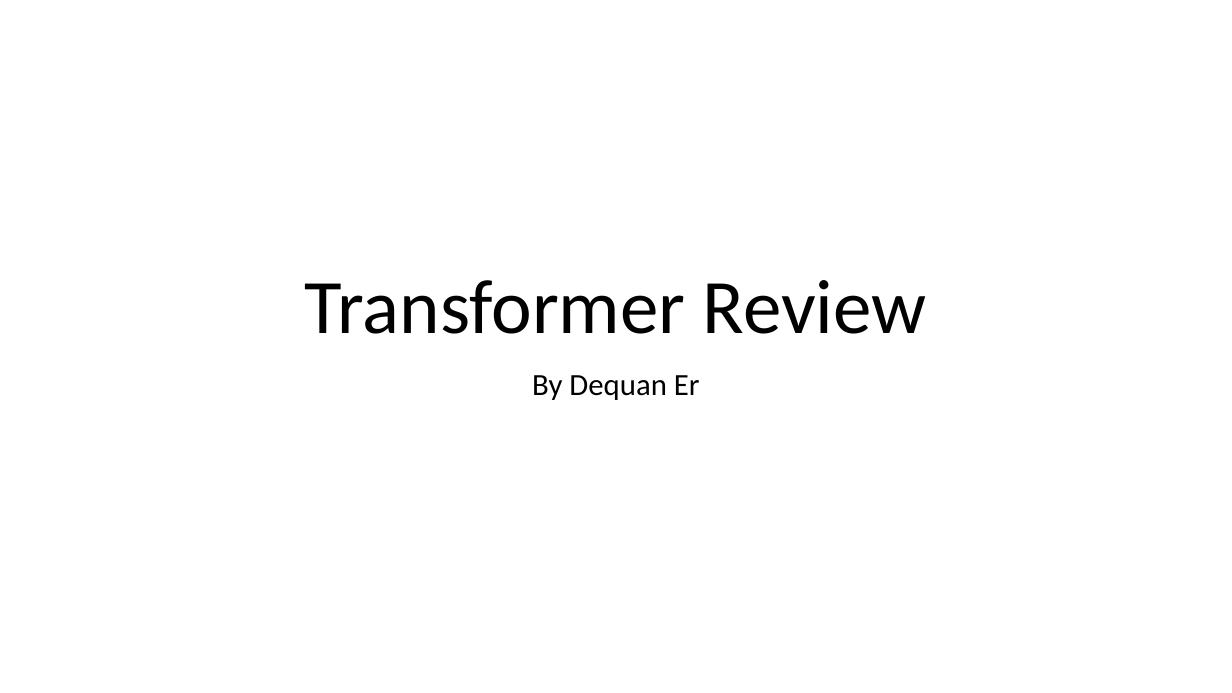
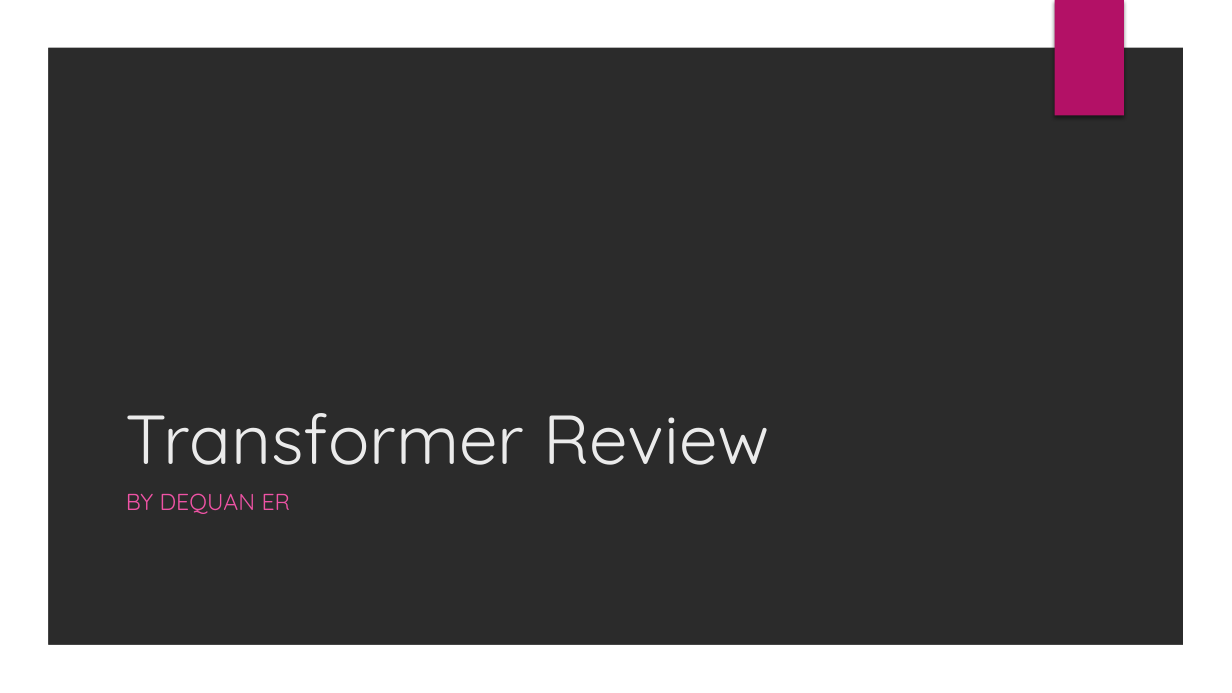
Before and after one commit to erdeq-upenn/code_public, a slide deck: slide 1 of slides/Transformer Review.pptx. Drawn at 1232x693 pixels with LibreOffice and Linux fonts; fonts in the diff are those of the drawing; background and template pictures are left out; a plain dark background stands for a picture behind light text. Boxes give left, top, right and bottom in pixels: in the first picture for what was removed or moved away, otherwise in the second. Text is boxed around its words. In the diff, an @@ line names an element or a change of style, - is before the commit and + after.

```diff
--- a/slides/Transformer Review.pptx
+++ b/slides/Transformer Review.pptx
@@ background #FFFFFF to picture (left out) @@
@@ freeform shape added at <box>0,0,1232,693</box>, fill #FFFFFF @@
@@ rectangle added at <box>1055,0,1124,116</box>, fill #B31166 @@
@@ title "Transformer Review": place and size @@
-title "Transformer Review" at <box>305,280,927,334</box>
+title "Transformer Review" at <box>126,413,769,465</box>
@@ title "Transformer Review" at <box>126,413,769,465</box>: size 60 to 54 pt, font Calibri to Quicksand, text colour #000000 to #EBEBEB; alignment centre to left; line spacing 0.9 to 1 @@
@@ subtitle at <box>126,493,291,514</box>: text changed; size 24 to 18 pt; font Calibri to Quicksand; text colour #000000 to #EF53A5 @@
-By Dequan Er
+BY DEQUAN ER
```
Also in this commit, not shown: 4 other slides changed, 8 slides added, 2 slides removed, 2 other files.
